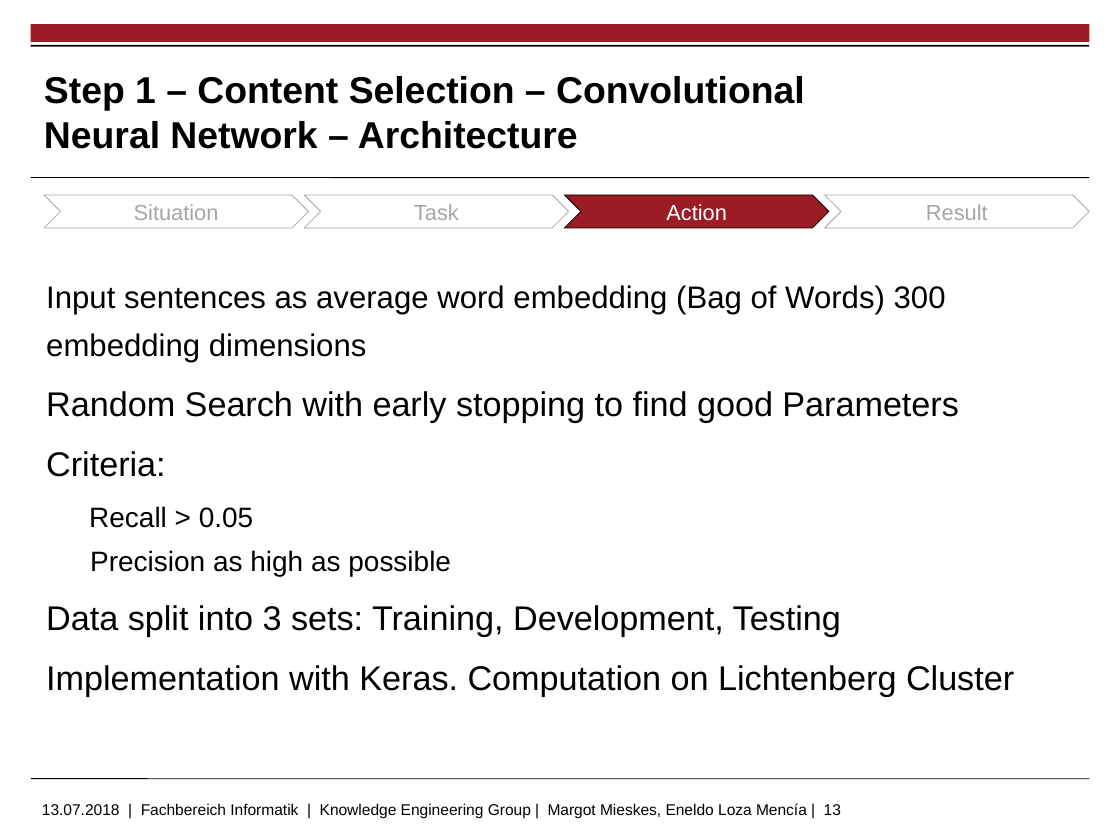
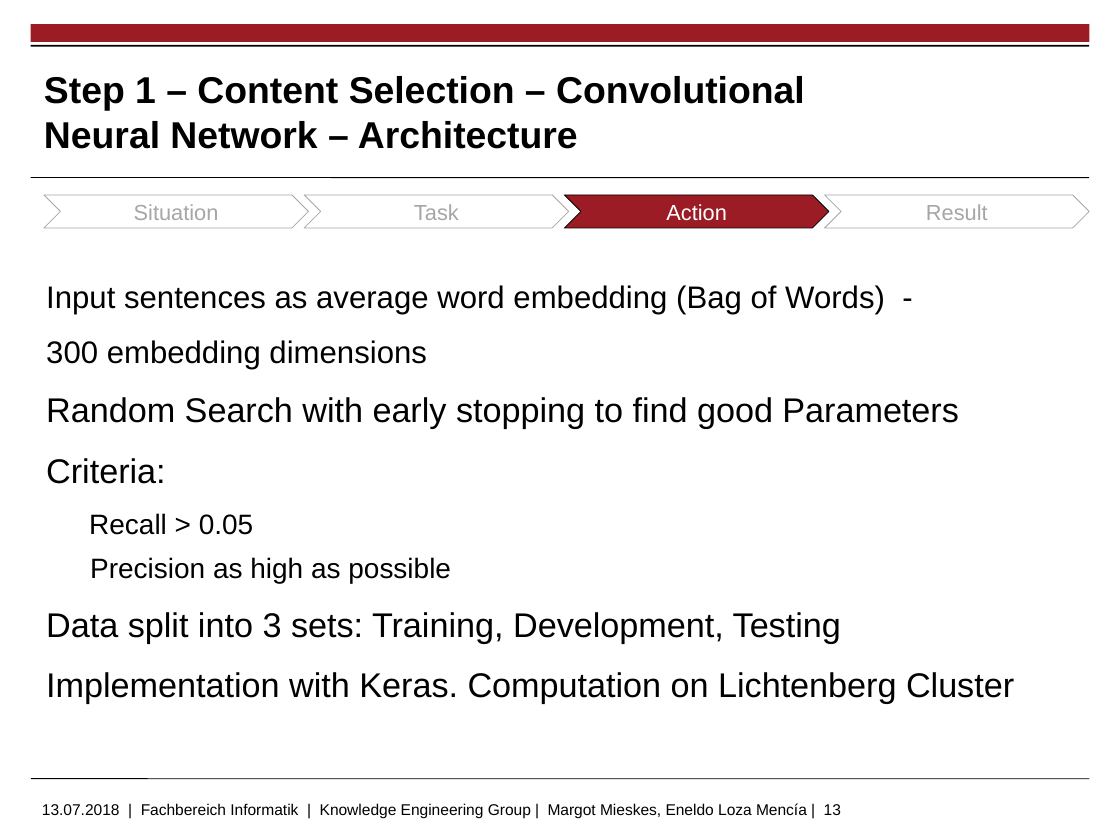
Before and after one commit to markushoehn/Auto_TextSum, a slide deck: slide 13 of presentation/20180713 Gruppe 5 - final.pptx. Drawn at 1120x840 pixels with LibreOffice and Linux fonts; fonts in the diff are those of the drawing; background and template pictures are left out. Boxes give left, top, right and bottom in pixels: in the first picture for what was removed or moved away, otherwise in the second. Text is boxed around its words. In the diff, an @@ line names an element or a change of style, - is before the commit and + after.

```diff
--- a/presentation/20180713 Gruppe 5 - final.pptx
+++ b/presentation/20180713 Gruppe 5 - final.pptx
@@ text at (46, 285, 885, 369): text changed @@
-  Input sentences as average word embedding (Bag of Words) 300 embedding dimensions
+  Input sentences as average word embedding (Bag of Words) -
+  300 embedding dimensions
```
Also in this commit, not shown: 7 other slides changed, 6 other files.
